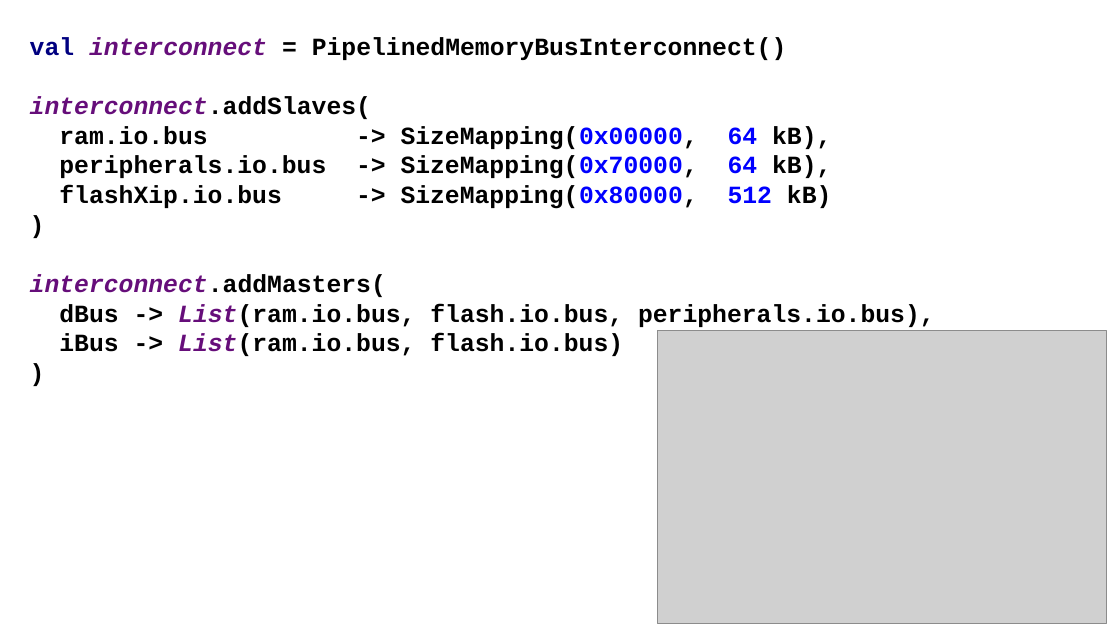
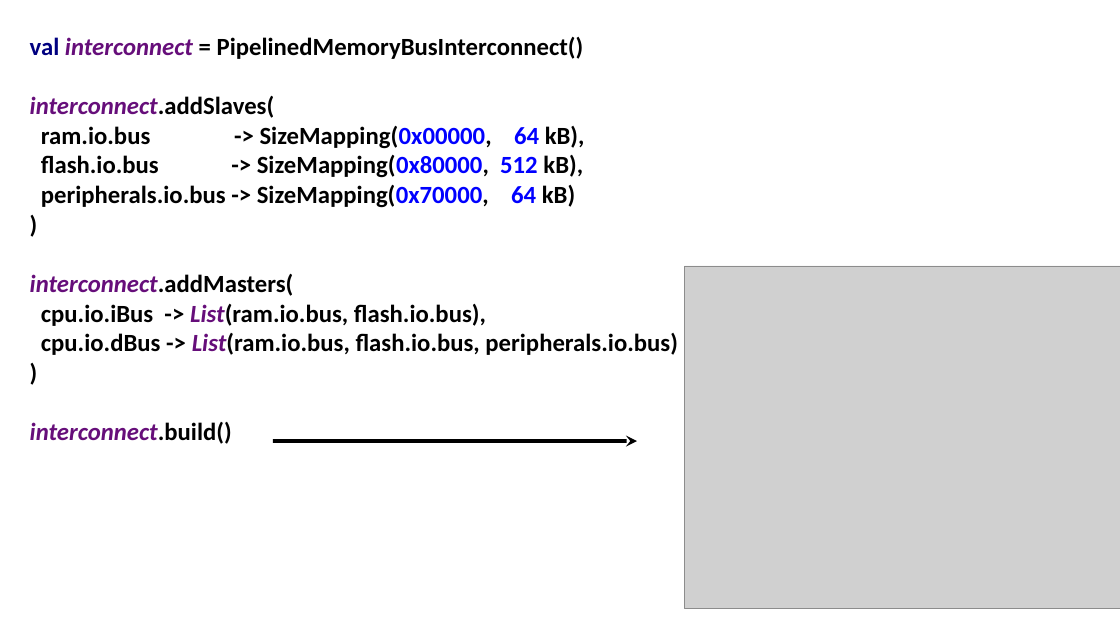
Before and after one commit to SpinalHDL/SpinalDoc, a slide deck: slide 9 of presentation/en/fsic2019.odp (slide 16 before the commit). Drawn at 1120x630 pixels with LibreOffice and Linux fonts; fonts in the diff are those of the drawing; grey boxes stand for pictures. Boxes give left, top, right and bottom in pixels: in the first picture for what was removed or moved away, otherwise in the second. Text is boxed around its words. In the diff, an @@ line names an element or a change of style, - is before the commit and + after.

```diff
--- a/presentation/en/fsic2019.odp
+++ b/presentation/en/fsic2019.odp
@@ text at [30,37,678,444]: text changed; font Courier New to Calibri @@
-val interconnect = PipelinedMemoryBusInterconnect()
-interconnect.addSlaves(
-ram.io.bus -> SizeMapping(0x00000, 64 kB),
-peripherals.io.bus -> SizeMapping(0x70000, 64 kB),
-flashXip.io.bus -> SizeMapping(0x80000, 512 kB)
-)
-interconnect.addMasters(
-dBus -> List(ram.io.bus, flash.io.bus, peripherals.io.bus),
-iBus -> List(ram.io.bus, flash.io.bus)
-)
+val interconnect = PipelinedMemoryBusInterconnect()
+interconnect.addSlaves(
+ram.io.bus -> SizeMapping(0x00000, 64 kB),
+flash.io.bus -> SizeMapping(0x80000, 512 kB),
+peripherals.io.bus -> SizeMapping(0x70000, 64 kB)
+)
+interconnect.addMasters(
+cpu.io.iBus -> List(ram.io.bus, flash.io.bus),
+cpu.io.dBus -> List(ram.io.bus, flash.io.bus, peripherals.io.bus)
+)
+interconnect.build()
@@ picture: place and size @@
-picture at [658,331,1107,623]
+picture at [684,266,1120,609]
@@ arrow added from (273, 441) to (637, 441), #000000 3 pt @@
```
Also in this commit, not shown: 11 other slides changed, 8 slides added, 6 slides removed, 1 other file.
